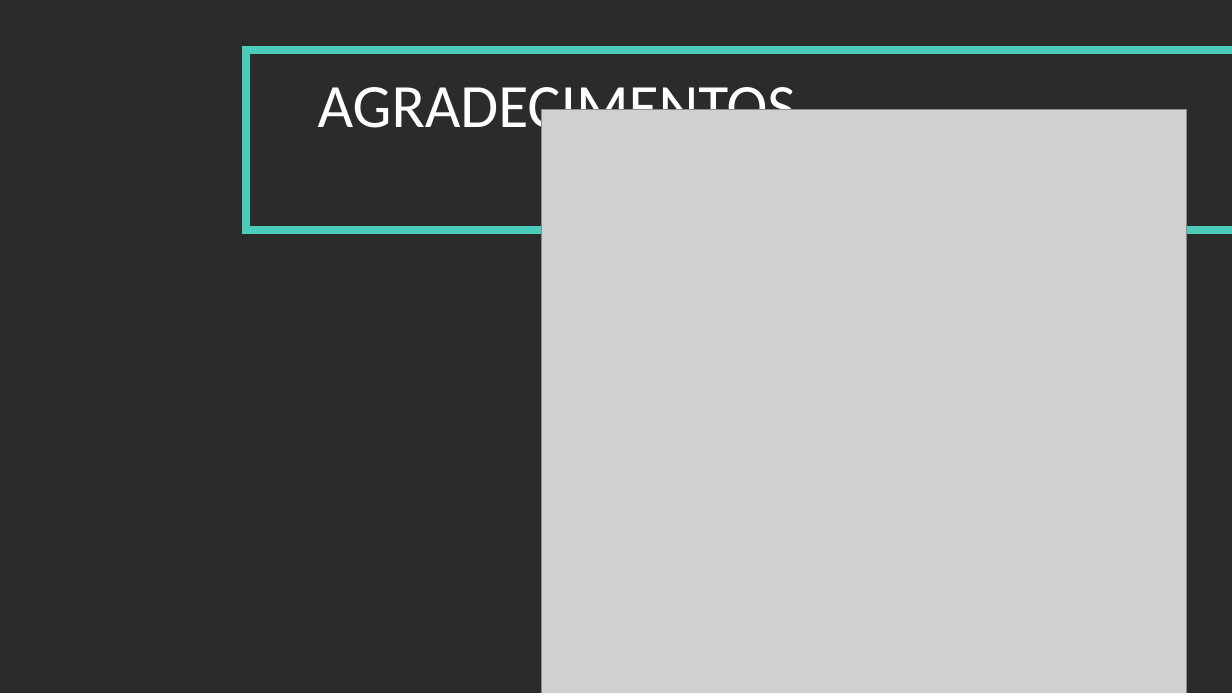
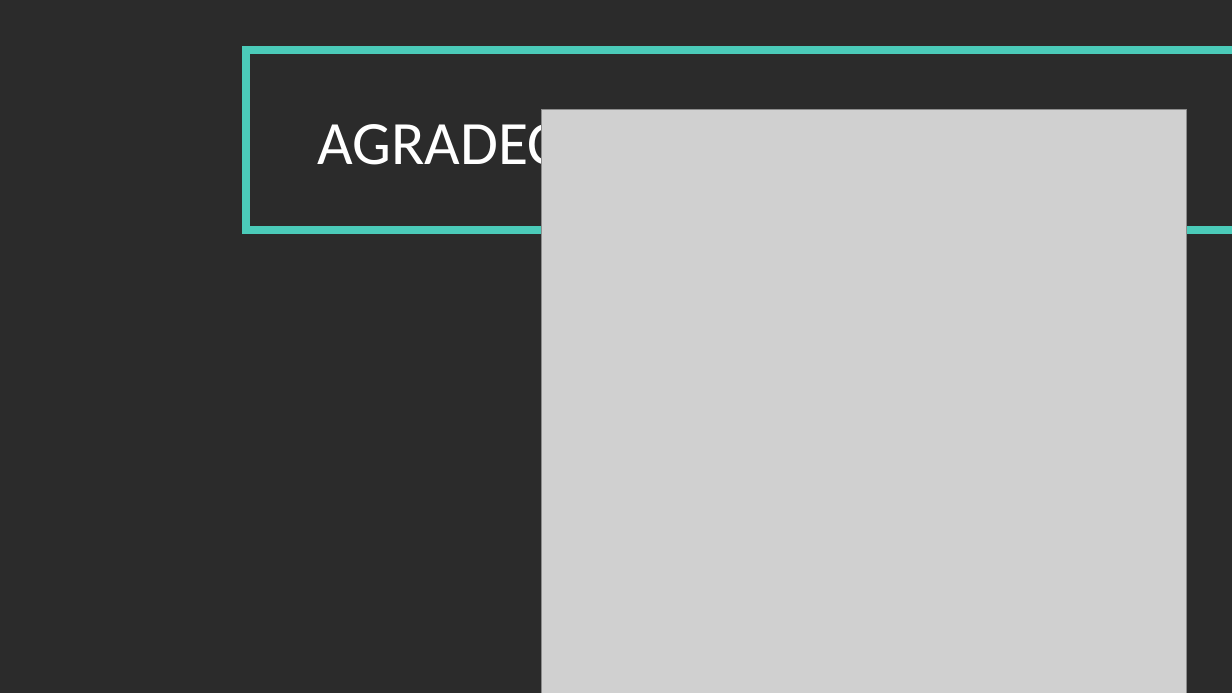
Before and after one commit to luizekstein/individual-project, a slide deck: slide 7 of Documentação/PPT/Apresentação - LOL.pptx (slide 8 before the commit). Drawn at 1232x693 pixels with LibreOffice and Linux fonts; fonts in the diff are those of the drawing; grey boxes stand for pictures; background and template pictures are left out; a plain dark background stands for a picture behind light text. Boxes give left, top, right and bottom in pixels: in the first picture for what was removed or moved away, otherwise in the second. Text is boxed around its words. In the diff, an @@ line names an element or a change of style, - is before the commit and + after.

```diff
--- a/Documentação/PPT/Apresentação - LOL.pptx
+++ b/Documentação/PPT/Apresentação - LOL.pptx
@@ text "AGRADECIMENTOS" rewrapped from <box>318,87,796,141</box> to <box>318,113,796,179</box> @@
```
Also in this commit, not shown: 2 other slides changed, 1 slide removed.
